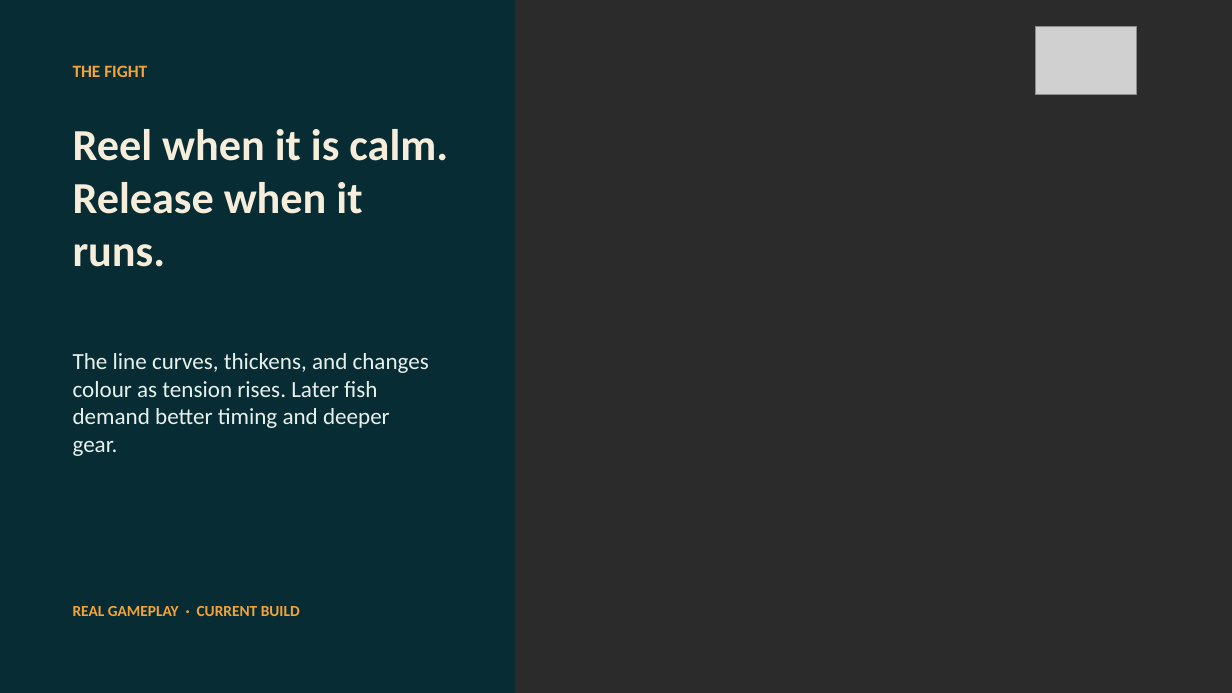
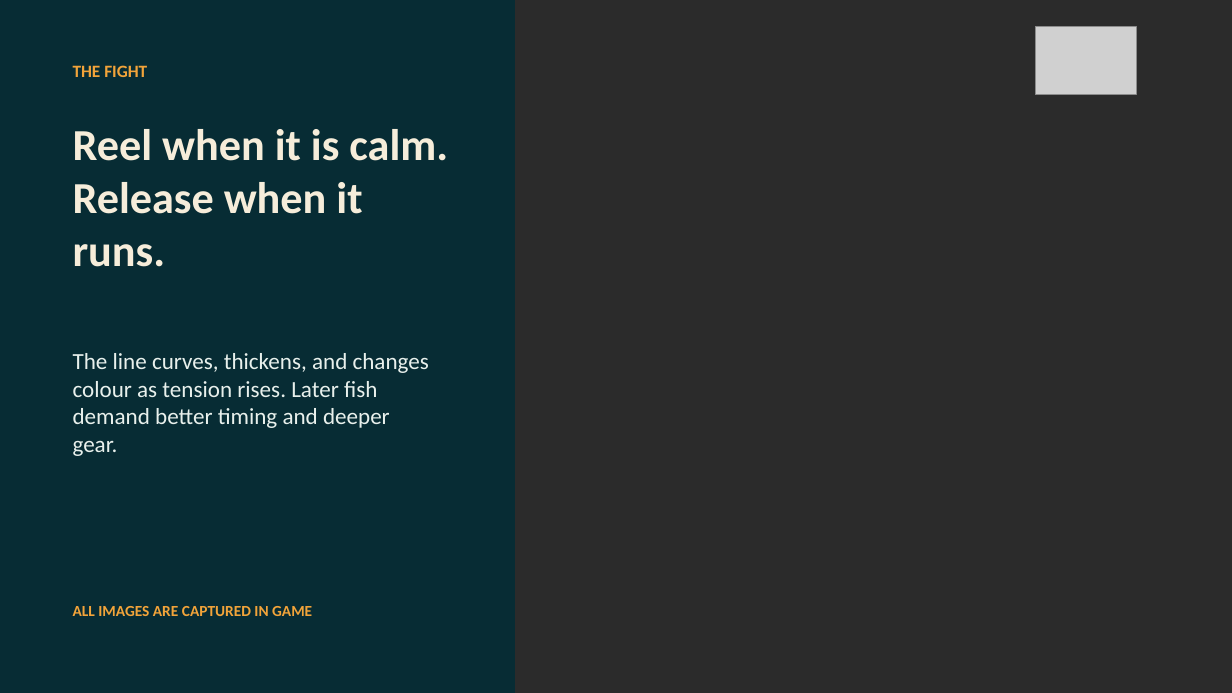
Before and after one commit to Prunty2/GameCompNew, a slide deck: slide 5 of output/presentation/FSHING-Elevator-Pitch.pptx. Drawn at 1232x693 pixels with LibreOffice and Linux fonts; fonts in the diff are those of the drawing; grey boxes stand for pictures; background and template pictures are left out; a plain dark background stands for a picture behind light text. Boxes give left, top, right and bottom in pixels: in the first picture for what was removed or moved away, otherwise in the second. Text is boxed around its words. In the diff, an @@ line names an element or a change of style, - is before the commit and + after.

Commit message:
docs: clarify pitch image provenance

```diff
--- a/output/presentation/FSHING-Elevator-Pitch.pptx
+++ b/output/presentation/FSHING-Elevator-Pitch.pptx
@@ text at [73,606,312,616]: text changed @@
-REAL GAMEPLAY · CURRENT BUILD
+ALL IMAGES ARE CAPTURED IN GAME
```
Also in this commit, not shown: 1 other file.
